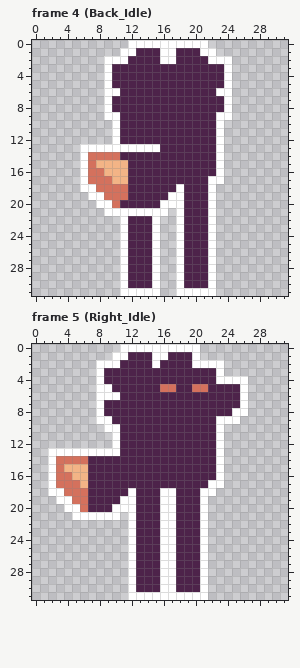
File history of a pixel-art file, public/assets/Sprites/Wolf/Wolf.aseprite. Above: the version before the commit.
32x32 pixels, 5 frames. Shown: frame 4 (Back_Idle), frame 5 (Right_Idle). The commit also changed other frames, which this record leaves out.
Now the later version:
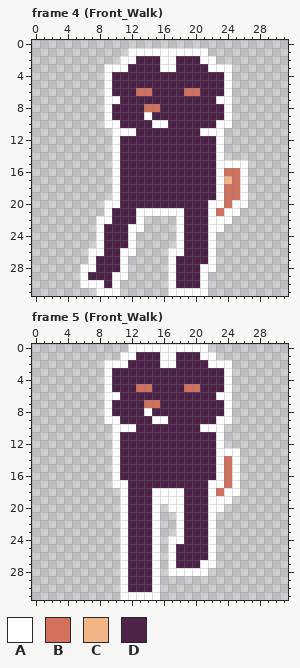
Palette (. is transparent): A #ffffff  B #d4715d  C #f3b486  D #4d234a
Commit: Finished Wolf Animations
Difference:
Frame 4 (Front_Walk):
y 0: x 12..21 AAAAAAAAAA -> ..........
y 1: x 11 A -> .; x 13..15 DDD -> AAA; x 18..20 DDD -> AAA; x 22 A -> .
y 2: x 9..10 AA -> ..; x 12 D -> A; x 21 D -> A; x 23..24 AA -> ..
y 3: x 10..11 DD -> AA; x 16..17 DD -> AA; x 22..23 DD -> AA
y 6: x 10 A -> D; x 13..14 DD -> BB; x 19..20 DD -> BB; x 23 A -> D
y 7: x 10 D -> A; x 23 D -> A
y 8: x 14..15 DD -> BB
y 9: x 10 A -> D; x 14 D -> A; x 23 A -> D
y 10: x 9 . -> A; x 15..16 DD -> AA; x 24 . -> A
y 11: x 11..12 DD -> AA; x 21..22 DD -> AA
y 13: x 6..9 AAAA -> ....; x 11..15 AAAAA -> DDDDD
y 14: x 6..10 ABBBB -> ....A
y 15: x 6..11 ABCCCC -> ....AD; x 24..26 ... -> AAA
y 16: x 6..11 ABBCCC -> ....AD; x 24..26 ... -> BBA
y 17: x 6..11 ABBBCC -> ....AD; x 22 A -> D; x 24..26 ... -> CBA
y 18: x 6..11 AABBBB -> ....AD; x 18 A -> D; x 22..26 A.... -> DABBA
y 19: x 7..11 AABBB -> ...AD; x 17..18 AA -> DD; x 22..26 A.... -> DABBA
y 20: x 8 A -> .; x 10 B -> A; x 16..18 AAA -> DDD; x 23..26 .... -> ABAA
y 21: x 10..12 AAA -> DDD; x 17 . -> A; x 23..25 ... -> BAA
y 22: x 8..11 ...A -> AADD; x 13..15 DDA -> A..; x 23..24 .. -> AA
y 23: x 8..15 ...ADDDA -> ADDDAA..; x 23 . -> A
y 24..25: x 8..15 ...ADDDA -> ADDDA...
y 26: x 7..10 .... -> AADD; x 12..15 DDDA -> A...; x 17 . -> A
y 27: x 7..10 .... -> ADDD; x 12..15 DDDA -> ....; x 17..18 .A -> AD
y 28: x 6..10 ..... -> AADDD; x 12..15 DDDA -> ....; x 17..18 .A -> AD; x 21 D -> A
y 29: x 6..10 ..... -> ADDDA; x 12..15 DDDA -> ....; x 17..18 .A -> AD; x 21..22 DA -> A.
y 30: x 6..15 .....ADDDA -> AAADA.....; x 17..18 .A -> AD; x 21..22 DA -> A.
y 31: x 8..15 ...AAAAA -> AAA.....; x 17 . -> A; x 22 A -> .
Frame 5 (Front_Walk):
y 0: x 11 A -> .; x 21 . -> A
y 1: x 10 A -> .; x 12 D -> A; x 15 A -> D; x 17 D -> A; x 20..22 A.. -> DAA
y 2: x 8 A -> .; x 11 D -> A; x 15..17 ADD -> DAA; x 20..21 AA -> DD; x 24 . -> A
y 3: x 8..9 AD -> .A; x 23..24 A. -> DA
y 4: x 8..9 AD -> .A; x 23 A -> D; x 25..26 AA -> ..
y 5: x 8 A -> .; x 13..14 DD -> BB; x 16..17 BB -> DD; x 19 D -> B; x 21 B -> D; x 24..26 DDA -> A..
y 6: x 8 A -> .; x 23..26 DDDA -> AA..
y 7: x 8..9 AD -> .A; x 14..15 DD -> BB; x 24..26 DDA -> A..
y 8: x 8..9 AD -> .A; x 14 D -> A; x 24..26 DAA -> A..
y 9: x 8 A -> .; x 10 D -> A; x 15..16 DD -> AA; x 25 A -> .
y 10: x 9 A -> .; x 11..12 DD -> AA; x 21..22 DD -> AA
y 13: x 2..9 AAAAAAAA -> ........; x 24..25 .. -> AA
y 14: x 2..10 ABBBBDDDD -> ........A; x 24..25 .. -> BA
y 15: x 2..10 ABCCCDDDD -> ........A; x 24..25 .. -> BA
y 16: x 2..10 ABBCCDDDD -> ........A; x 24..25 .. -> BA
y 17: x 2..11 ABBBCDDDDD -> ........AA; x 24..25 .. -> BA
y 18: x 2..12 AABBBDDDDDA -> .........AD; x 15 D -> A; x 18 D -> A; x 21 A -> D; x 23..25 ... -> BAA
y 19: x 3..10 AABBDDDD -> ........; x 12 A -> D; x 15 D -> A; x 18 D -> A; x 21..24 A... -> DAAA
y 20: x 4..10 AABDDDA -> .......; x 12 A -> D; x 15..16 DA -> A.; x 18 D -> A; x 21..23 A.. -> DAA
y 21: x 5..12 AAAAAA.A -> ......AD; x 15..18 DAAD -> A..A; x 21..22 A. -> DA
y 22..23: x 11..12 .A -> AD; x 15..18 DAAD -> A..A; x 21..22 A. -> DA
y 24: x 11..12 .A -> AD; x 15..16 DA -> A.; x 18 D -> A; x 21..22 A. -> DA
y 25..26: x 11..12 .A -> AD; x 15..16 DA -> A.; x 21..22 A. -> DA
y 27: x 11..12 .A -> AD; x 15..16 DA -> A.; x 22 . -> A
y 28: x 11..12 .A -> AD; x 15..16 DA -> A.; x 18..20 DDD -> AAA
y 29..30: x 11..12 .A -> AD; x 15..21 DAADDDA -> A......
y 31: x 11 . -> A; x 16..21 AAAAAA -> ......
Changed places in both pictures, as pixel boxes (x1, y1, x2, y2):
changed: (80, 40, 248, 296)
changed: (48, 344, 248, 600)
